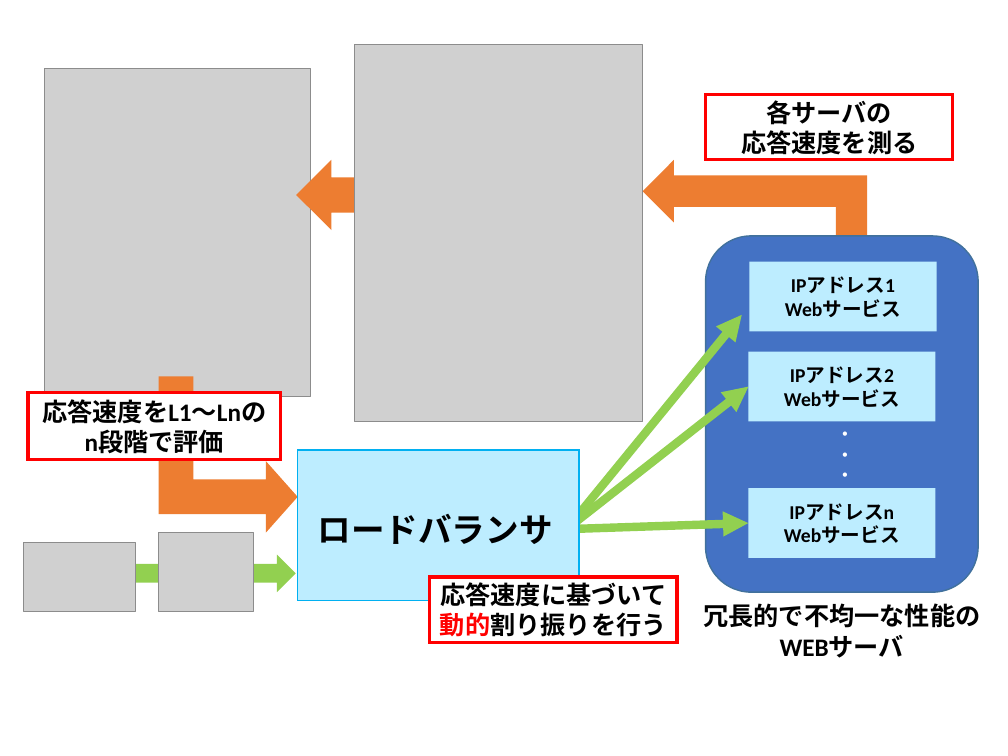
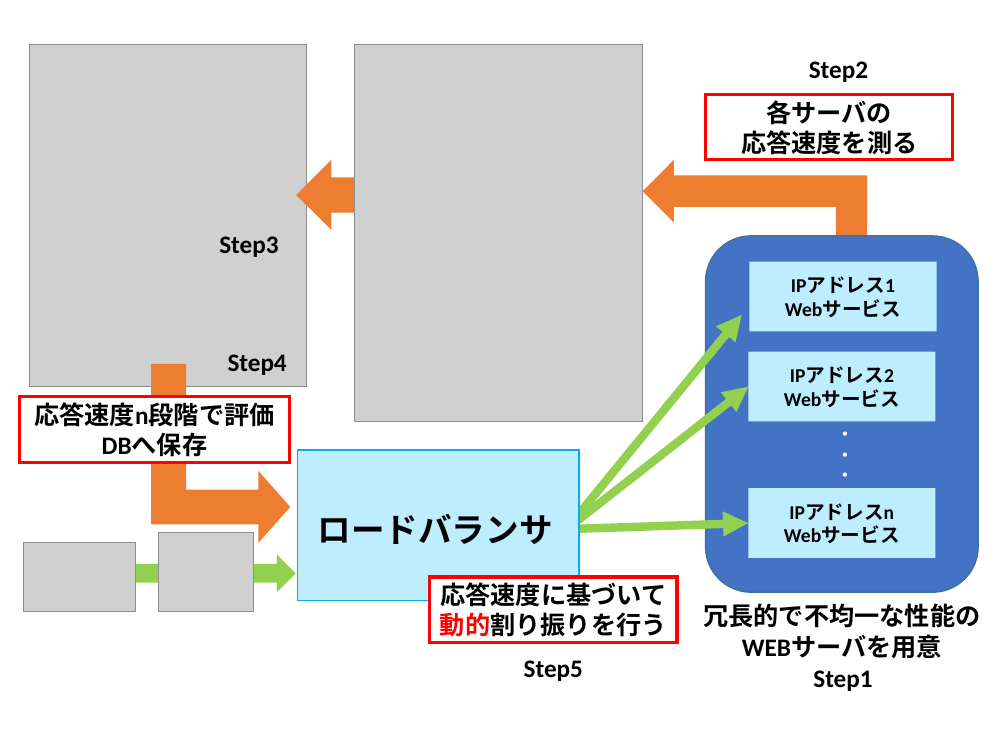
Before and after one commit to kait-takanolab/1821086_matsuo_thesis, a slide deck: slide 3 of meeting/1821086_matsuo_Chart.pptx. Drawn at 1008x756 pixels with LibreOffice and Linux fonts; fonts in the diff are those of the drawing; grey boxes stand for pictures. Boxes give left, top, right and bottom in pixels: in the first picture for what was removed or moved away, otherwise in the second. Text is boxed around its words. In the diff, an @@ line names an element or a change of style, - is before the commit and + after.

```diff
--- a/meeting/1821086_matsuo_Chart.pptx
+++ b/meeting/1821086_matsuo_Chart.pptx
@@ picture: place and size @@
-picture at (44, 69, 310, 397)
+picture at (29, 44, 306, 386)
@@ text added at (809, 61, 868, 82), 18 pt, text #000000, bold @@
+Step2
@@ text added at (219, 236, 278, 257), 18 pt, text #000000, bold @@
+Step3
@@ text added at (228, 354, 287, 375), 18 pt, text #000000, bold @@
+Step4
@@ bent up arrow: place and size @@
-bent up arrow at (159, 376, 298, 533)
+bent up arrow at (151, 364, 290, 543)
@@ rectangle "応答速度n段階で評価 DBへ保存": place and size @@
-rectangle "応答速度n段階で評価 DBへ保存" at (28, 392, 281, 460)
+rectangle "応答速度n段階で評価 DBへ保存" at (20, 396, 289, 463)
@@ text in rectangle at (34, 402, 274, 457): text changed @@
-応答速度をL1～Lnのn段階で評価
+応答速度n段階で評価
+DBへ保存
@@ text at (703, 603, 980, 658): text changed @@
-冗長的で不均一な性能の
-WEBサーバ
+冗長的で不均一な性能の
+WEBサーバを用意
@@ text added at (524, 660, 583, 681), 18 pt, text #000000, bold @@
+Step5
@@ text added at (813, 670, 872, 691), 18 pt, text #000000, bold @@
+Step1
```
Also in this commit, not shown: 3 other files.
